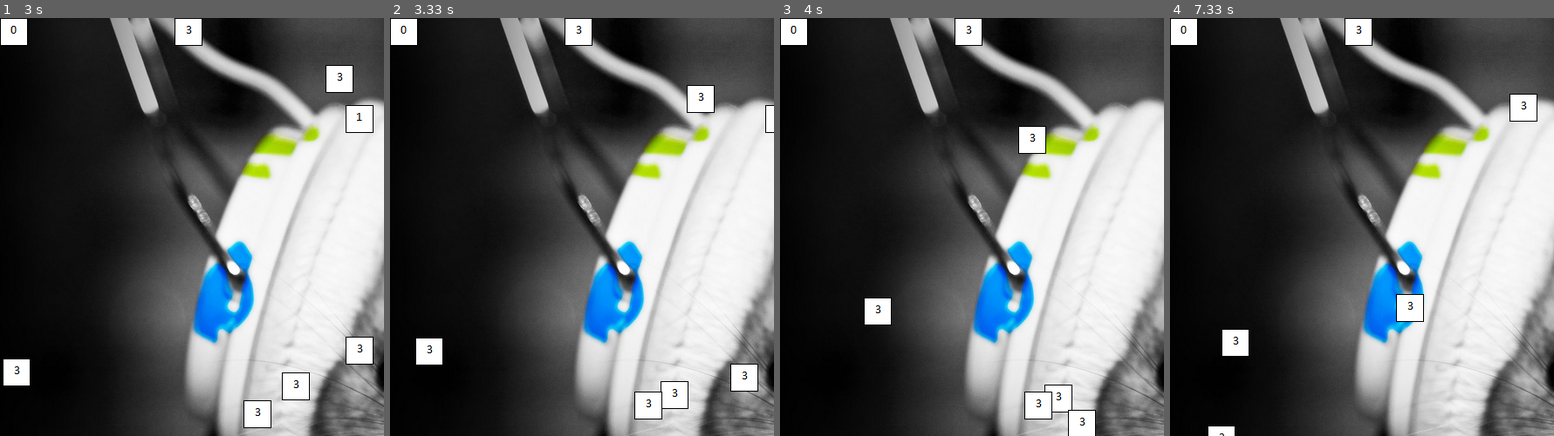
Above: before the commit, frames 1-4 (left to right).
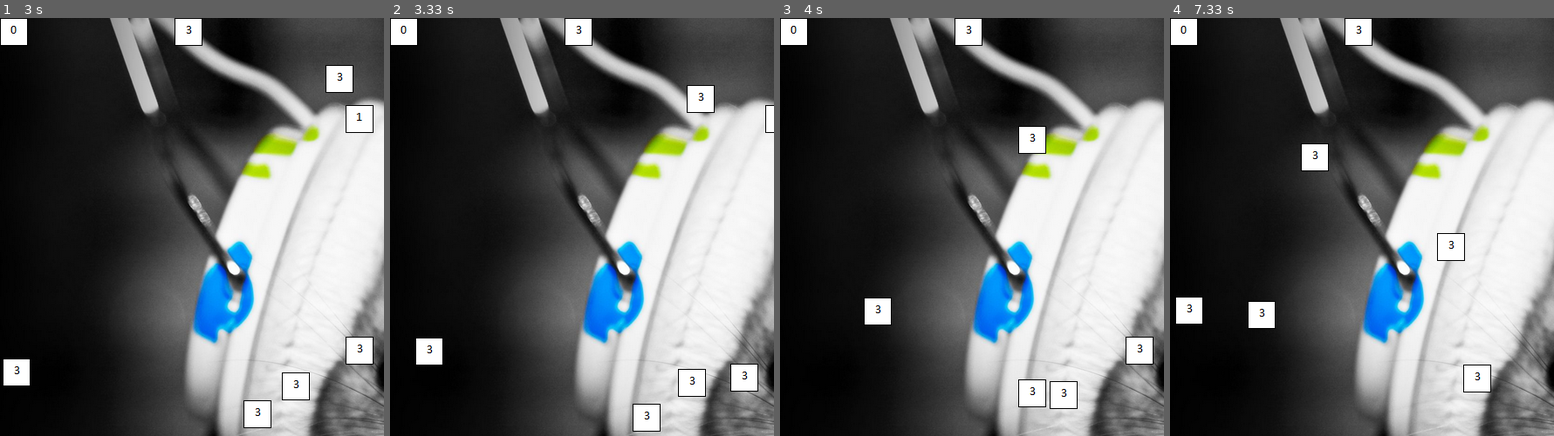
Above: after the commit, the same moments.

Repository: JoKeR0313/gamedev-000
Game: pygame game, started from game/tests/test_act_loader.py
The game is run twice, just before and just after one commit, with the same random seed, the same clock (stepped at 60 frames per second) and the same inputs.
Inputs:
- Up to frame 1 (3 s): no input
- Up to frame 2 (3.33 s): no input
- Up to frame 3 (4 s): no input
- Up to frame 4 (7.33 s): no input

Frame 1 is identical in both runs. In frame 2, 1.0% of the frame differs, in the area x 63-83%, y 83-99%; in frame 3, 1.7%; in frame 4, 3.3%, in the area x 1-96%, y 18-100%.

Commit message:
collision detection in test run done

Diff:
--- a/game/cc_bouncing_ball_scene_test.py
+++ b/game/cc_bouncing_ball_scene_test.py
@@ -17,6 +17,7 @@
 
     def step(self, time_passed):
         self.update_rects()
+        self.collision_check()
         for obj in self.object_list:
             obj.step(time_passed)
             if obj.position.x + obj.active_sprite.rectangle.width >= ccGlobals.size[0]:
@@ -27,8 +28,6 @@
                 obj.velocity.y = -obj.velocity.y
             elif obj.position.y <= 0:
                 obj.velocity.y = -obj.velocity.y
-
-        self.collision_check()
 
     def get_rects(self):
         rects = []
